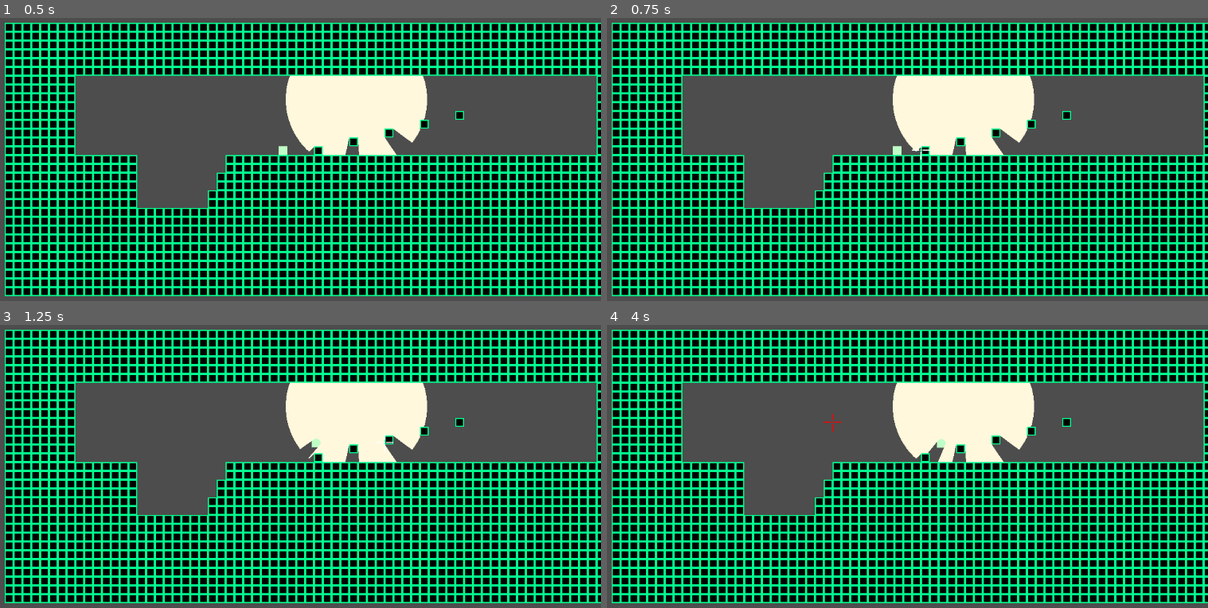
Above: before the commit, frames 1-4 (two rows, left to right).
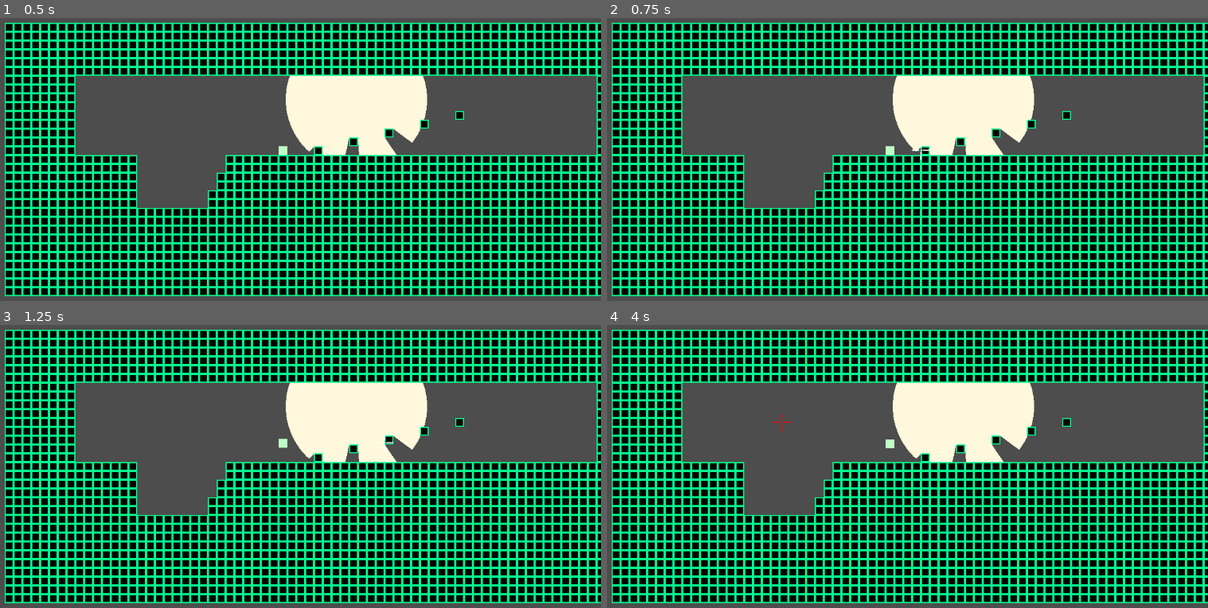
Above: after the commit, the same moments.

Repository: mtthwm/Godot-Platformer
Game: Godot game, scene res://Scenes/PlayerExperimentation.tscn
Two runs of this game, one before a commit and one after it. Both use one fixed random seed, a clock stepped at 60 frames per second and the inputs below.
Inputs:
- Up to frame 1 (0.5 s): no input
- Up to frame 2 (0.75 s): tap Enter at 0.5 s; hold D (move_right) from 0.53 s (still down); hold Shift (move_grapple) from 0.53 s (still down)
- Up to frame 3 (1.25 s): keep holding D (move_right); keep holding Shift (move_grapple); tap Space (move_jump) at 0.77 s
- Up to frame 4 (4 s): release D (move_right) at 1.28 s; release Shift (move_grapple) at 1.28 s; hold S (move_down) 1.28-2.03 s; tap Shift (move_grapple) at 1.35, 2.85 s; tap Space (move_jump) at 1.52, 3.02, 3.5, 3.77 s; hold D (move_right) 2.03-2.78 s; hold Shift (move_grapple) 2.03-2.78 s; hold W (move_up) 2.78-3.53 s; hold A (move_left) from 3.53 s (still down); hold Shift (move_grapple) from 3.53 s (still down)

Frame 1 is identical in both runs. In frame 2, less than 0.1% of the frame differs, in the area x 46-54%, y 45-49%; in frame 3, 0.2%; in frame 4, 0.3%, in the area x 27-57%, y 31-49%.

Commit message:
disable movement when aiming

Diff:
--- a/Script/PlayerMovement.gd
+++ b/Script/PlayerMovement.gd
@@ -20,6 +20,7 @@
 var _grappling: bool = false;
 var _grappleDir: Vector2;
 var _canGrapple: bool = false;
+var _aiming: bool = false;
 
 var _maxSpeed;
 var _gravity_magnitude;
@@ -107,8 +108,12 @@
 		crosshair.show();
 		crosshair.set_global_position(_grapplePoint);
 
+		_aiming = true;
+
 	else:
 		crosshair.hide();
+
+		_aiming = false;
 
 	if Input.is_action_just_pressed("move_grapple") && _canGrapple:
 		_grappling = true;
@@ -124,12 +129,12 @@
 	var frictional_force_magnitude = _normalForceMagnitude * physics_material_override.friction;
 	var horizontalForce = movement_force_magnitude+ frictional_force_magnitude;
 
-	if !_grappling && Input.is_action_pressed("move_right"):
+	if !_aiming && !_grappling && Input.is_action_pressed("move_right"):
 		if !rightWallChecker.isGrounded:
 			if linear_velocity.x < _maxSpeed:
 				apply_force(Vector2(horizontalForce, 0));
 
-	if !_grappling && Input.is_action_pressed("move_left"):
+	if !_aiming && !_grappling && Input.is_action_pressed("move_left"):
 		if !leftWallChecker.isGrounded:
 			print_debug("LEFT WALL NOT GROUNDED");
 			if linear_velocity.x > -_maxSpeed:
